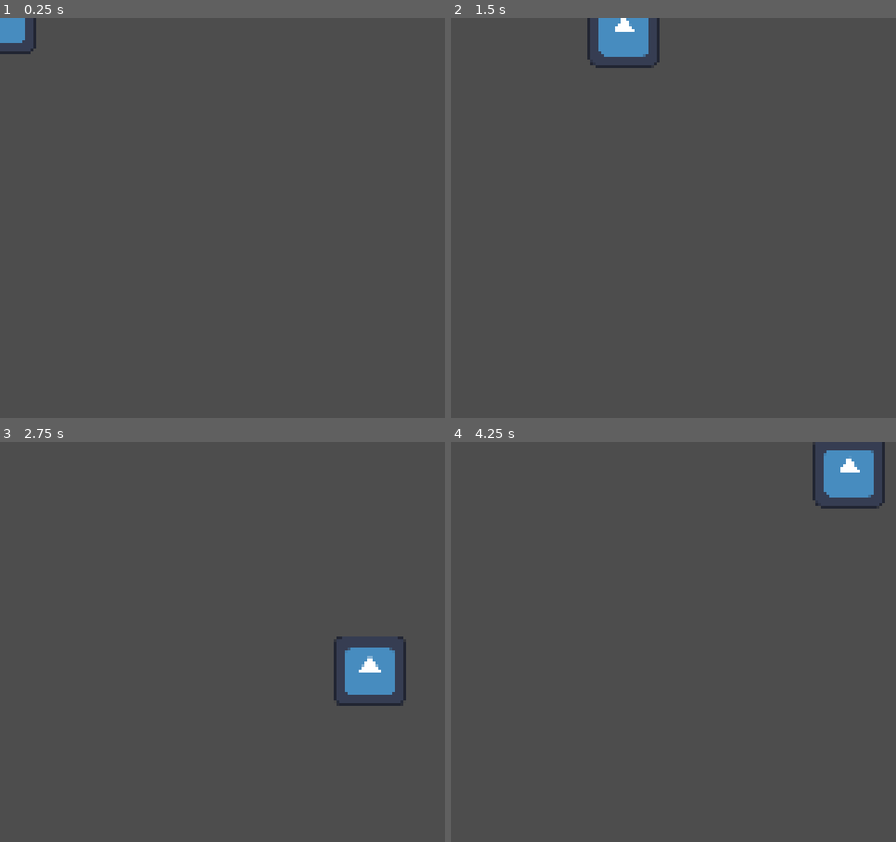
Above: before the commit, frames 1-4 (two rows, left to right).
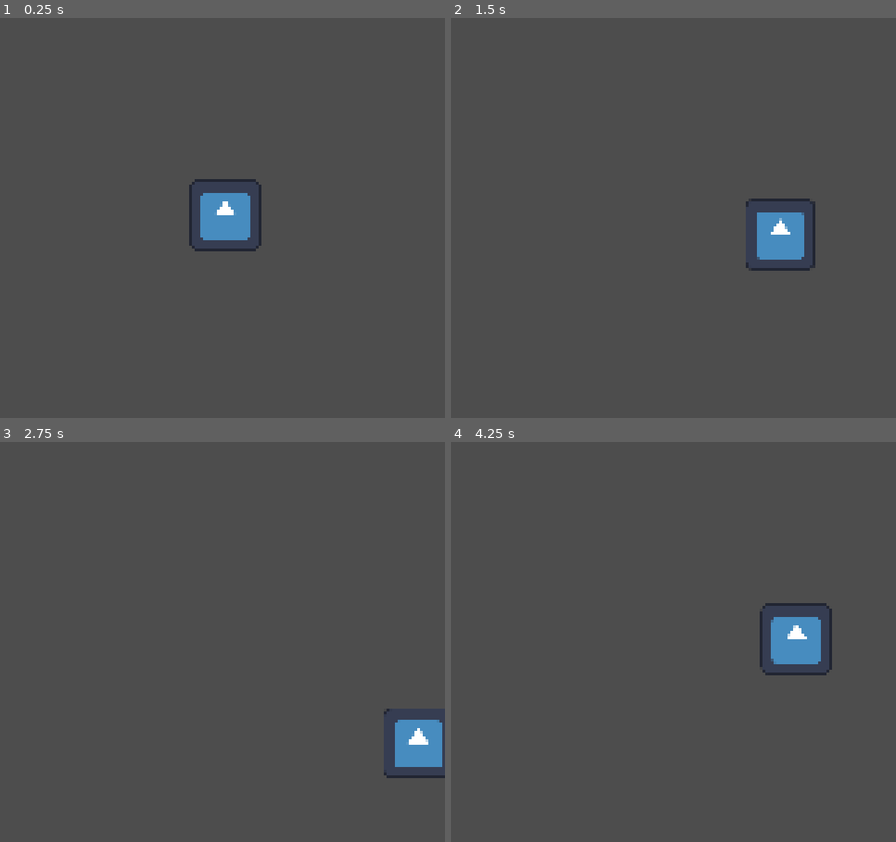
Above: after the commit, the same moments.

Repository: 0xspiderr/gbjam13_gamejam
Game: Godot game, scene res://scenes/game/game.tscn
Two runs of this game, one before a commit and one after it. Both use one fixed random seed, a clock stepped at 60 frames per second and the inputs below. Before the commit the project starts from res://scenes/player/player.tscn. The engine's default icon, where the game draws it, is replaced by a stand-in: a white triangle on a blue panel in a dark square.
Inputs:
- Up to frame 1 (0.25 s): no input
- Up to frame 2 (1.5 s): tap Enter at 0.5 s; hold D (right) 0.53-1.28 s; hold S (down) from 1.28 s (still down)
- Up to frame 3 (2.75 s): release S (down) at 2.03 s; hold D (right) from 2.03 s (still down)
- Up to frame 4 (4.25 s): release D (right) at 2.78 s; hold W (up) 2.78-3.53 s; hold A (left) from 3.53 s (still down)

The runs differ from the first frame. In frame 1, 2.2% of the frame differs, in the area x 0-59%, y 0-59%; in frame 2, 2.9%; in frame 3, 3.0%; in frame 4, 3.3%, in the area x 69-98%, y 0-59%.

Commit message:
started working on enemies

Diff:
--- /dev/null
+++ b/components/area_detection_component/area_detection_component.gd
@@ -0,0 +1,5 @@
+extends Area2D
+
+
+func _on_body_entered(body: Node2D) -> void:
+	pass
--- /dev/null
+++ b/components/area_detection_component/area_detection_component.tscn
@@ -0,0 +1,13 @@
+[gd_scene load_steps=3 format=3 uid="uid://v3kgvdsj8d8i"]
+
+[ext_resource type="Script" uid="uid://3cqgu3his8lh" path="res://components/area_detection_component/area_detection_component.gd" id="1_miaap"]
+
+[sub_resource type="RectangleShape2D" id="RectangleShape2D_kjiq5"]
+
+[node name="AreaDetectionComponent" type="Area2D"]
+script = ExtResource("1_miaap")
+
+[node name="CollisionShape2D" type="CollisionShape2D" parent="."]
+shape = SubResource("RectangleShape2D_kjiq5")
+
+[connection signal="body_entered" from="." to="." method="_on_body_entered"]
--- a/project.godot
+++ b/project.godot
@@ -11,7 +11,7 @@
 [application]
 
 config/name="GBJAM13_gamejam"
-run/main_scene="res://scenes/player/player.tscn"
+run/main_scene="uid://dscp41dctwy3h"
 config/features=PackedStringArray("4.4", "GL Compatibility")
 config/icon="res://icon.svg"
 
--- /dev/null
+++ b/scenes/enemy/enemy.tscn
@@ -0,0 +1,14 @@
+[gd_scene load_steps=3 format=3 uid="uid://cp6enqfwfeyu7"]
+
+[ext_resource type="Texture2D" uid="uid://c7fwrd83wwthf" path="res://icon.svg" id="1_4a83h"]
+
+[sub_resource type="RectangleShape2D" id="RectangleShape2D_4a83h"]
+
+[node name="Enemy" type="CharacterBody2D"]
+
+[node name="EnemySprite" type="Sprite2D" parent="."]
+scale = Vector2(0.2, 0.2)
+texture = ExtResource("1_4a83h")
+
+[node name="CollisionShape2D" type="CollisionShape2D" parent="."]
+shape = SubResource("RectangleShape2D_4a83h")
--- /dev/null
+++ b/scenes/game/game.tscn
@@ -0,0 +1,8 @@
+[gd_scene load_steps=2 format=3 uid="uid://dscp41dctwy3h"]
+
+[ext_resource type="PackedScene" uid="uid://byvrh5g6p20lk" path="res://scenes/player/player.tscn" id="1_sul5r"]
+
+[node name="Game" type="Node"]
+
+[node name="Player" parent="." instance=ExtResource("1_sul5r")]
+position = Vector2(81, 71)
--- a/scenes/player/player.gd
+++ b/scenes/player/player.gd
@@ -2,13 +2,19 @@
 extends CharacterBody2D
 
 
-@export var _speed: float = 50.0
-@export var _friction: float = 4.5
-@export var _acceleration: float = 12.5
+@export var speed: float = 50.0
+@export var friction: float = 4.5
+@export var acceleration: float = 12.5
+
 
 func _physics_process(delta: float) -> void:
 	_move_player(delta)
 	move_and_slide()
+
+
+func _unhandled_input(event: InputEvent) -> void:
+	if event.is_action_pressed("exit"):
+		get_tree().quit()
 
 
 func _move_player(delta: float) -> void:
@@ -18,9 +24,9 @@
 	direction = direction.normalized()
 
 	if direction:
-		velocity_weight = delta * _acceleration
+		velocity_weight = delta * acceleration
 	else:
-		velocity_weight = delta * _friction
+		velocity_weight = delta * friction
 
-	velocity.x = lerpf(velocity.x, direction.x * _speed, velocity_weight)
-	velocity.y = lerpf(velocity.y, direction.y * _speed, velocity_weight)
+	velocity.x = lerpf(velocity.x, direction.x * speed, velocity_weight)
+	velocity.y = lerpf(velocity.y, direction.y * speed, velocity_weight)
--- a/scenes/player/player.tscn
+++ b/scenes/player/player.tscn
@@ -7,9 +7,6 @@
 
 [node name="Player" type="CharacterBody2D"]
 script = ExtResource("1_dovo2")
-_speed = 125.0
-_friction = 5.0
-_acceleration = 2.0
 
 [node name="PlayerSprite" type="Sprite2D" parent="."]
 scale = Vector2(0.2, 0.2)
Not shown, added: components/area_detection_component/area_detection_component.gd.uid
